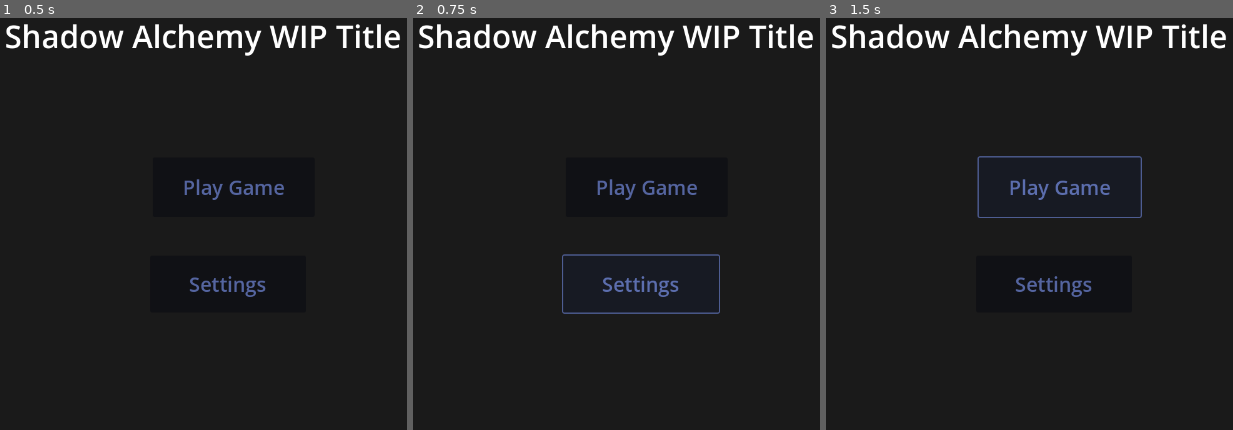
Above: before the commit, frames 1-3 (left to right).
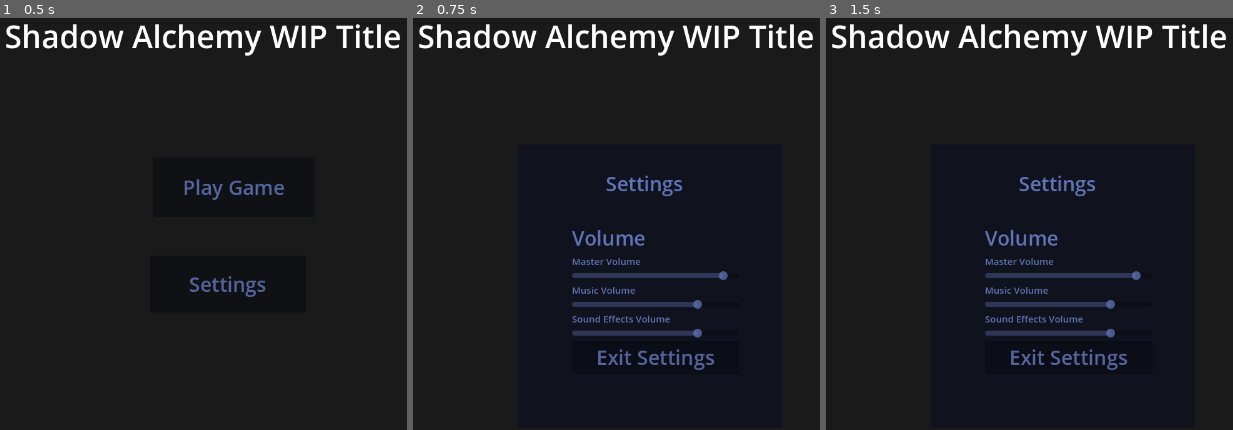
Above: after the commit, the same moments.

Repository: NicholasFlood2000/PirateSoftwareShadowAlchemy
Game: Godot game, scene res://Scenes/MainMenu.tscn
Same seed, same stepped clock (60 frames per second), same inputs: the game is played once before the commit and once after it.
Inputs:
- Up to frame 1 (0.5 s): no input
- Up to frame 2 (0.75 s): click "Settings" at 0.5 s
- Up to frame 3 (1.5 s): click "Play Game" at 1.25 s

Frame 1 is identical in both runs. In frame 2, 3.8% of the frame differs, in the area x 36-78%, y 38-86%; in frame 3, 3.8%, in the area x 37-78%, y 33-86%.

Commit message:
Updates Settings Button
Makes settings button now have a menu pop up with some volume control options and a exit menu button

Diff:
--- a/Scenes/MainMenu.tscn
+++ b/Scenes/MainMenu.tscn
@@ -2,7 +2,7 @@
 
 [ext_resource type="Theme" uid="uid://dionndvrr35qx" path="res://Themes/ButtonTheme.tres" id="1_5ceaf"]
 [ext_resource type="Script" path="res://Scripts/PlayGameButton.gd" id="1_daqvn"]
-[ext_resource type="PackedScene" uid="uid://c6pctbsywub2" path="res://Scenes/Settings.tscn" id="3_nbu60"]
+[ext_resource type="PackedScene" uid="uid://c6pctbsywub2" path="res://Scenes/SettingsButtons.tscn" id="3_nbu60"]
 
 [sub_resource type="LabelSettings" id="LabelSettings_cjwb2"]
 font_size = 50
--- a/Scenes/Settings.tscn
+++ /dev/null
@@ -1,16 +0,0 @@
-[gd_scene load_steps=3 format=3 uid="uid://c6pctbsywub2"]
-
-[ext_resource type="Theme" uid="uid://dionndvrr35qx" path="res://Themes/ButtonTheme.tres" id="1_ct15b"]
-[ext_resource type="Script" path="res://Scripts/SettingsButton.gd" id="2_8phgq"]
-
-[node name="Button" type="Button"]
-modulate = Color(0.380392, 0.454902, 0.717647, 1)
-offset_left = -136.0
-offset_top = -38.0
-offset_right = 160.0
-offset_bottom = 43.0
-theme = ExtResource("1_ct15b")
-text = "Settings"
-script = ExtResource("2_8phgq")
-
-[connection signal="pressed" from="." to="." method="_on_pressed"]
--- /dev/null
+++ b/Scenes/SettingsButtons.tscn
@@ -0,0 +1,85 @@
+[gd_scene load_steps=3 format=3 uid="uid://c6pctbsywub2"]
+
+[ext_resource type="Theme" uid="uid://dionndvrr35qx" path="res://Themes/ButtonTheme.tres" id="1_ct15b"]
+[ext_resource type="Script" path="res://Scripts/SettingsButton.gd" id="2_8phgq"]
+
+[node name="Button" type="Button"]
+modulate = Color(0.380392, 0.454902, 0.717647, 1)
+offset_left = -136.0
+offset_top = -38.0
+offset_right = 160.0
+offset_bottom = 43.0
+theme = ExtResource("1_ct15b")
+text = "Settings"
+script = ExtResource("2_8phgq")
+
+[node name="Menu" type="Control" parent="."]
+anchors_preset = 0
+offset_left = -60.0
+offset_top = -166.0
+offset_right = 358.0
+offset_bottom = 277.0
+
+[node name="ColorRect" type="ColorRect" parent="Menu"]
+layout_mode = 0
+offset_left = -12.0
+offset_top = -12.0
+offset_right = 410.0
+offset_bottom = 442.0
+color = Color(0.164706, 0.164706, 0.164706, 1)
+
+[node name="TitleLabel" type="Label" parent="Menu"]
+layout_mode = 0
+offset_left = 128.0
+offset_top = 28.0
+offset_right = 426.0
+offset_bottom = 94.0
+text = "Settings"
+
+[node name="VBoxContainer" type="VBoxContainer" parent="Menu"]
+layout_mode = 0
+offset_left = 74.0
+offset_top = 115.0
+offset_right = 342.0
+offset_bottom = 394.0
+
+[node name="VolumeHeader" type="Label" parent="Menu/VBoxContainer"]
+layout_mode = 2
+text = "Volume"
+
+[node name="GameVolume" type="Label" parent="Menu/VBoxContainer"]
+layout_mode = 2
+theme_override_font_sizes/font_size = 15
+text = "Master Volume"
+
+[node name="GameVolumeSlider" type="HSlider" parent="Menu/VBoxContainer"]
+layout_mode = 2
+min_value = -80.0
+max_value = 6.0
+
+[node name="MusicVolume" type="Label" parent="Menu/VBoxContainer"]
+layout_mode = 2
+theme_override_font_sizes/font_size = 15
+text = "Music Volume"
+
+[node name="MusicVolumeSlider" type="HSlider" parent="Menu/VBoxContainer"]
+layout_mode = 2
+min_value = -80.0
+max_value = 24.0
+
+[node name="SoundEffectsVolume" type="Label" parent="Menu/VBoxContainer"]
+layout_mode = 2
+theme_override_font_sizes/font_size = 15
+text = "Sound Effects Volume"
+
+[node name="SoundEffectSlider" type="HSlider" parent="Menu/VBoxContainer"]
+layout_mode = 2
+min_value = -80.0
+max_value = 24.0
+
+[node name="ExitButton" type="Button" parent="Menu/VBoxContainer"]
+layout_mode = 2
+text = "Exit Settings"
+
+[connection signal="pressed" from="." to="." method="_on_pressed"]
+[connection signal="pressed" from="Menu/VBoxContainer/ExitButton" to="." method="_on_exit_button_pressed"]
--- a/Scripts/SettingsButton.gd
+++ b/Scripts/SettingsButton.gd
@@ -1,8 +1,9 @@
 extends Button
 
-
+@onready var Menu = $Menu
 # Called when the node enters the scene tree for the first time.
 func _ready():
+	Menu.visible = false
 	pass # Replace with function body.
 
 
@@ -12,5 +13,10 @@
 
 
 func _on_pressed():
-	print("Settings Aren't Made yet Either.")
+	Menu.visible = true
 	pass # Replace with function body.
+
+
+func _on_exit_button_pressed():
+	Menu.visible = false
+	pass # Replace with function body.
--- /dev/null
+++ b/default_bus_layout.tres
@@ -0,0 +1,3 @@
+[gd_resource type="AudioBusLayout" format=3 uid="uid://c43qc0d3g4iub"]
+
+[resource]
